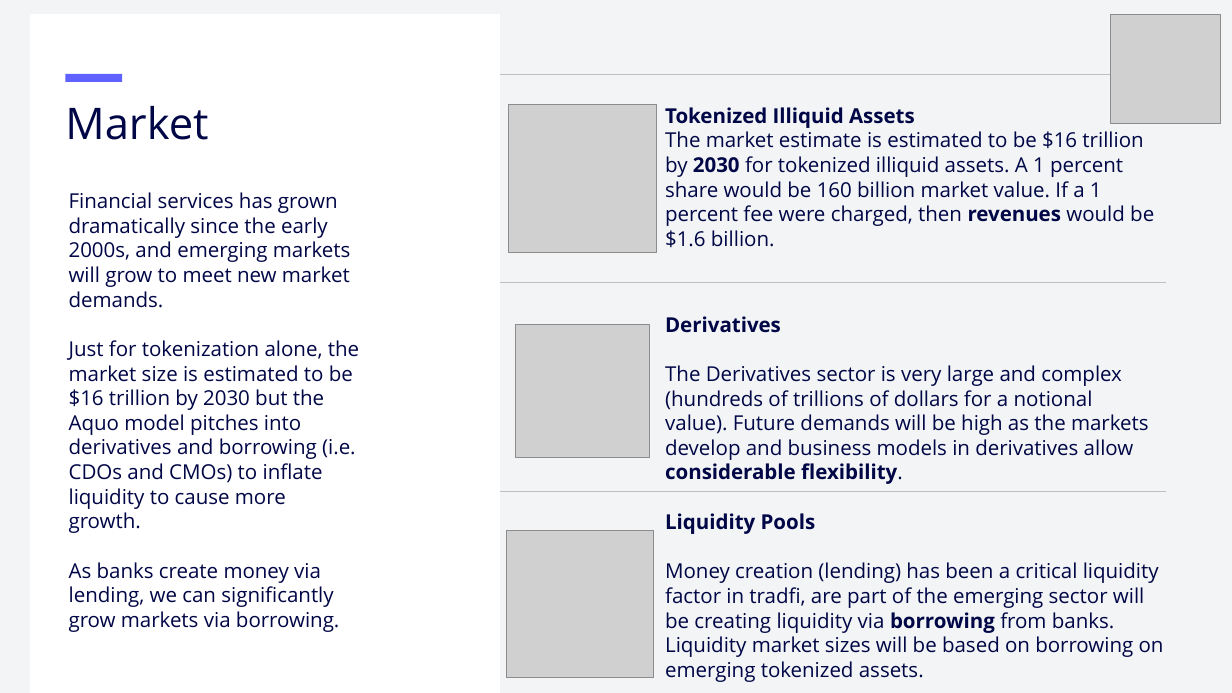
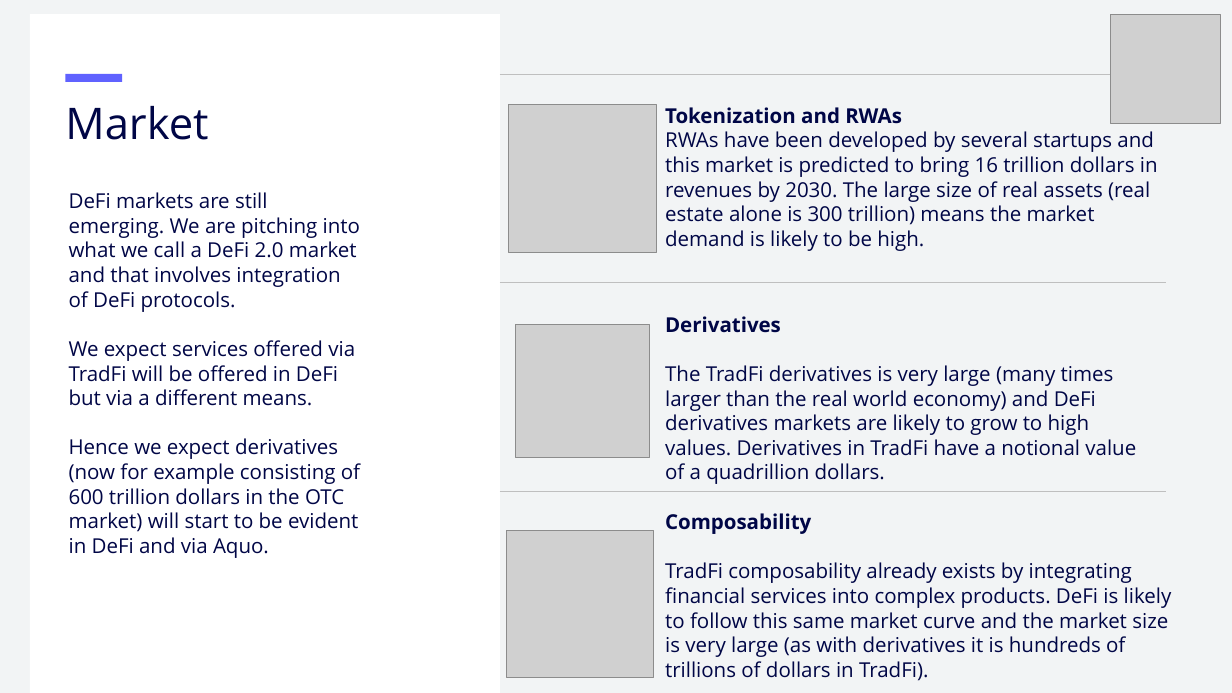
Before and after one commit to cryptotrader2023/aquo, a slide deck: slide 7 of public/aquopitchdeck.pptx. Drawn at 1232x693 pixels with LibreOffice and Linux fonts; fonts in the diff are those of the drawing; grey boxes stand for pictures. Boxes give left, top, right and bottom in pixels: in the first picture for what was removed or moved away, otherwise in the second. Text is boxed around its words. In the diff, an @@ line names an element or a change of style, - is before the commit and + after.

```diff
--- a/public/aquopitchdeck.pptx
+++ b/public/aquopitchdeck.pptx
@@ text at (665, 107, 1158, 251): text changed @@
-Tokenized Illiquid Assets
-The market estimate is estimated to be $16 trillion by 2030 for tokenized illiquid assets. A 1 percent share would be 160 billion market value. If a 1 percent fee were charged, then revenues would be $1.6 billion.
+Tokenization and RWAs
+RWAs have been developed by several startups and this market is predicted to bring 16 trillion dollars in revenues by 2030. The large size of real assets (real estate alone is 300 trillion) means the market demand is likely to be high.
@@ text at (69, 192, 360, 558): text changed @@
-Financial services has grown dramatically since the early 2000s, and emerging markets will grow to meet new market demands.
-Just for tokenization alone, the market size is estimated to be $16 trillion by 2030 but the Aquo model pitches into derivatives and borrowing (i.e. CDOs and CMOs) to inflate liquidity to cause more growth.
-As banks create money via lending, we can significantly grow markets via borrowing.
+DeFi markets are still emerging. We are pitching into what we call a DeFi 2.0 market and that involves integration of DeFi protocols.
+We expect services offered via TradFi will be offered in DeFi but via a different means.
+Hence we expect derivatives (now for example consisting of 600 trillion dollars in the OTC market) will start to be evident in DeFi and via Aquo.
@@ text at (665, 365, 1136, 484): text changed @@
-The Derivatives sector is very large and complex (hundreds of trillions of dollars for a notional value). Future demands will be high as the markets develop and business models in derivatives allow considerable flexibility.
+The TradFi derivatives is very large (many times larger than the real world economy) and DeFi derivatives markets are likely to grow to high values. Derivatives in TradFi have a notional value of a quadrillion dollars.
@@ text at (665, 513, 1172, 681): text changed @@
-Liquidity Pools
-Money creation (lending) has been a critical liquidity factor in tradfi, are part of the emerging sector will be creating liquidity via borrowing from banks. Liquidity market sizes will be based on borrowing on emerging tokenized assets.
+Composability
+TradFi composability already exists by integrating financial services into complex products. DeFi is likely to follow this same market curve and the market size is very large (as with derivatives it is hundreds of trillions of dollars in TradFi).
```
Also in this commit, not shown: 6 other slides changed, 5 slides added, 5 slides removed, 32 other files.
